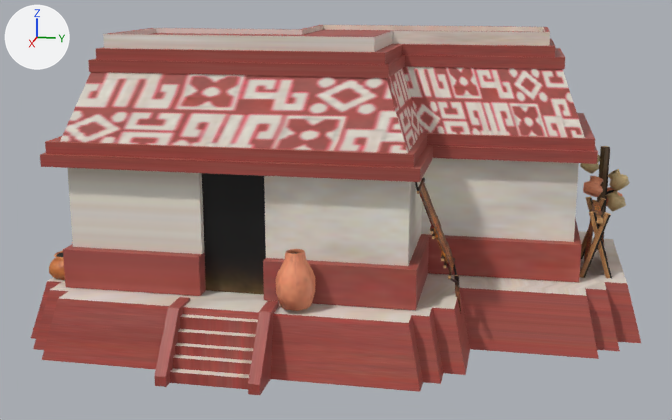
The COLLADA model art/meshes/structural/maya_protoclassic/house_nobre_2.dae, before and after one commit.
Both versions are drawn from a 50 mm lens placed at (27.98, 5.99, 8.7), pointed at (2.73, 0.94, 2.38). Lighting does not change. The marker at upper left points along +X, +Y and +Z. Where no turn or scale is listed for an object, it has been applied to the vertices.

The first picture shows 'house_nobre_2'.
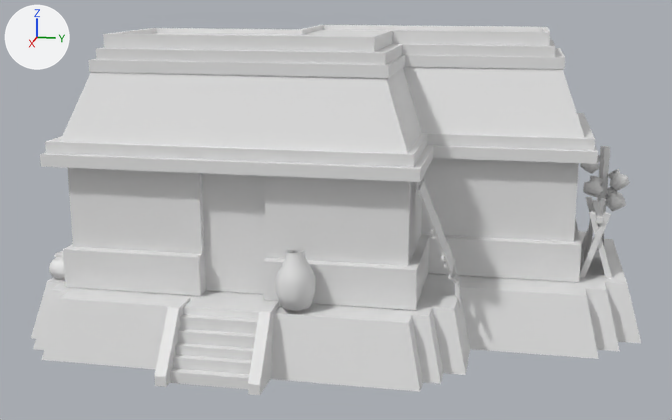
Diff of the bpy script that builds the scene:
```diff
--- a/art/meshes/structural/maya_protoclassic/house_nobre_2.dae.py
+++ b/art/meshes/structural/maya_protoclassic/house_nobre_2.dae.py
@@ mat_textura_finais_maia_004 @@
+mat_textura_finais_maia_004 = principled_material('TEXTURA FINAIS MAIA.004')
+mat_textura_finais_maia_004.base_color = (0.8, 0.8, 0.8)  # white #e7e7e7
@@ me_cubo_148 @@
 me_cubo_148.from_pydata(...)  # 1396 vertices, 2469 faces; spans x -3.2..8.1, y -7.1..9.5, z -0.9..7.4
-me_cubo_148.materials.append(mat_textura_finais_maia_001)  # picture img_maya_protoclassic_struct_png
+me_cubo_148.materials.append(mat_textura_finais_maia_004)  # white #e7e7e7
```

Changed parts and their boxes (x1, y1, x2, y2) in the pictures (672 x 420 px):
'house_nobre_2', recoloured
    both: (31, 25, 641, 395)
